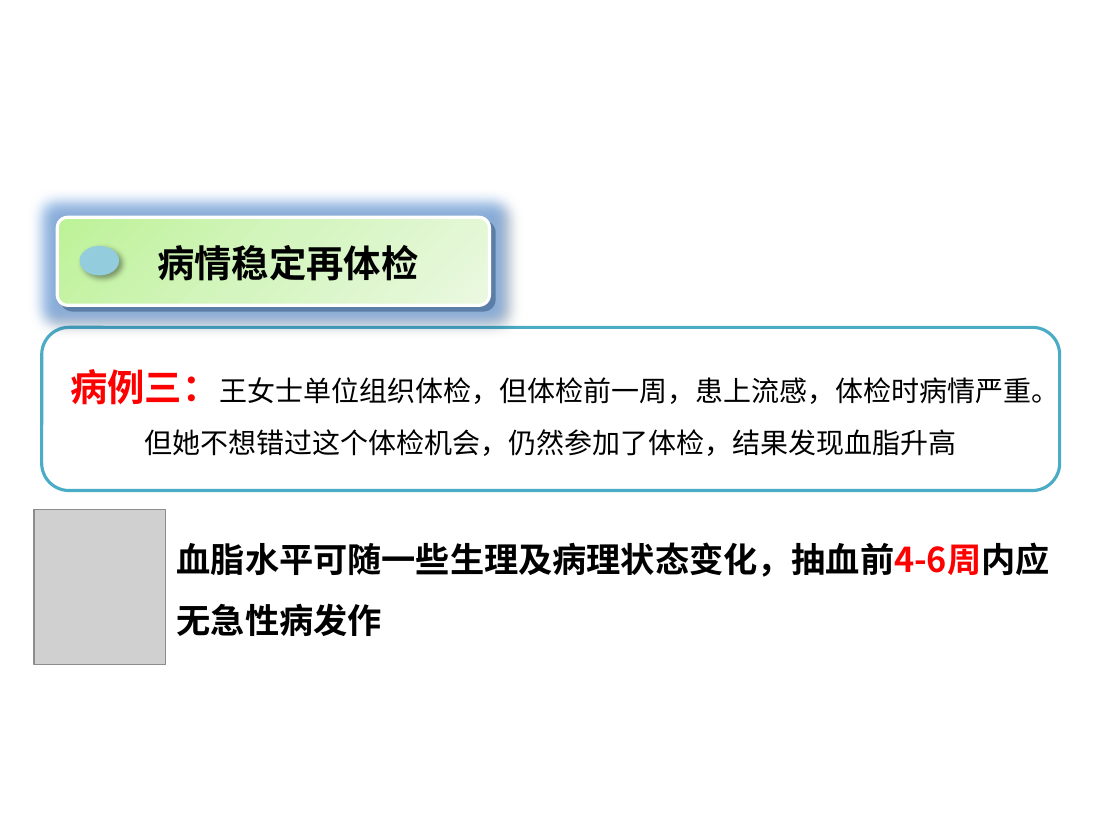
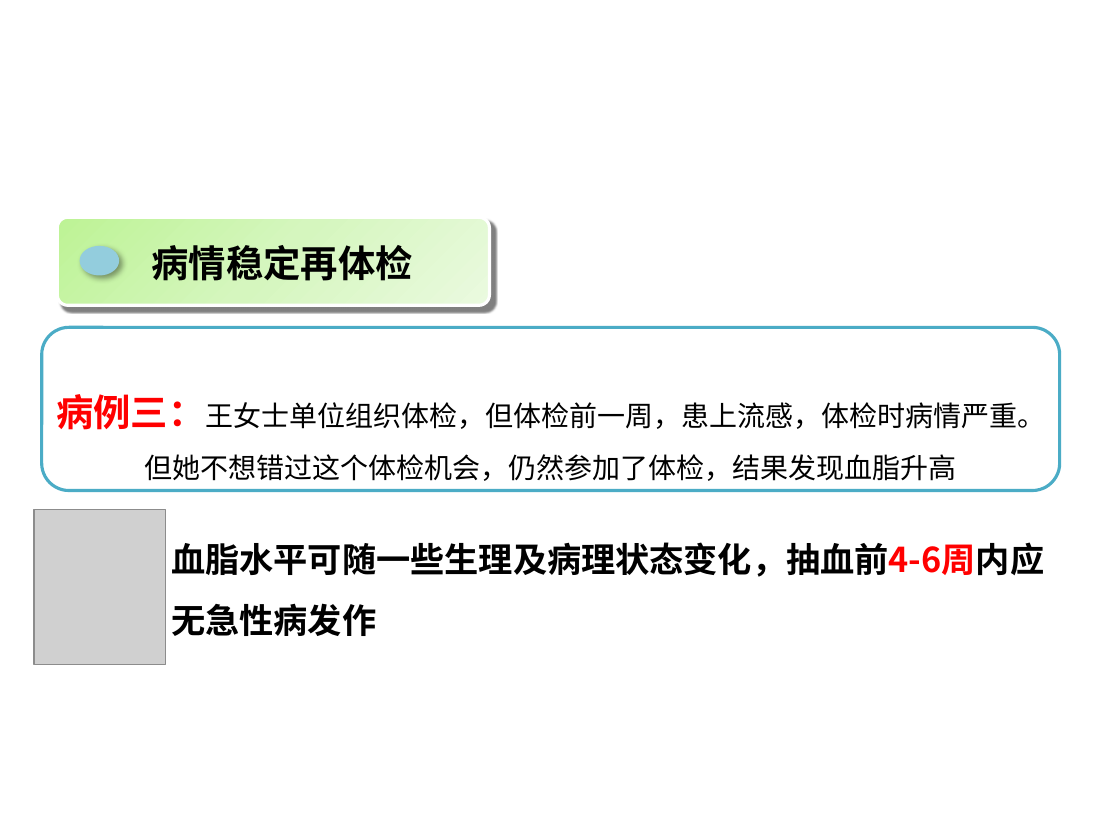
Before and after one commit to 25mi/Public-Share-Resoures, a slide deck: slide 14 of feedback/2.如何看懂血脂化验单.pptx. Drawn at 1120x840 pixels with LibreOffice and Linux fonts; fonts in the diff are those of the drawing; grey boxes stand for pictures; background and template pictures are left out. Boxes give left, top, right and bottom in pixels: in the first picture for what was removed or moved away, otherwise in the second. Text is boxed around its words. In the diff, an @@ line names an element or a change of style, - is before the commit and + after.

```diff
--- a/feedback/2.如何看懂血脂化验单.pptx
+++ b/feedback/2.如何看懂血脂化验单.pptx
@@ title "血脂检查前的注意事项（三）" at (145,454,957,481): font Arial to Noto Sans CJK SC @@
@@ rounded rectangle at (57,217,489,306): fill gradient #BEF297 to #D5F6C0 to #EAFAE0 to gradient #BDF395 to #D5F6BE to #EAFADF; shadow changed @@
@@ text "病情稳定再体检": place and size @@
-text "病情稳定再体检" at (157,245,418,281)
+text "病情稳定再体检" at (152,245,413,281)
@@ text "病例三：王女士单位组织体检，但体检前一周，患上流感，体检时病情严重。但她不想错过这个体检机会，仍然参加了体检，结果发现血 ...": place and size @@
-text "病例三：王女士单位组织体检，但体检前一周，患上流感，体检时病情严重。但她不想错过这个体检机会，仍然参加了体检，结果发现血 ..." at (41,327,1060,491)
+text "病例三：王女士单位组织体检，但体检前一周，患上流感，体检时病情严重。但她不想错过这个体检机会，仍然参加了体检，结果发现血 ..." at (56,394,1045,481)
@@ text "病例三：王女士单位组织体检，但体检前一周，患上流感，体检时病情严重。但她不想错过这个体检机会，仍然参加了体检，结果发现血 ..." at (56,394,1045,481): fill #FFFFFF to none; outline #4BACC6 2 pt to none @@
@@ rounded rectangle added at (41,327,1060,491), fill #FFFFFF, outline #4BACC6 2 pt @@
@@ text "血脂水平可随一些生理及病理状态变化，抽血前4-6周内应无急性病发作": place and size @@
-text "血脂水平可随一些生理及病理状态变化，抽血前4-6周内应无急性病发作" at (177,542,1050,577)
+text "血脂水平可随一些生理及病理状态变化，抽血前4-6周内应无急性病发作" at (171,542,1044,577)
```
Also in this commit, not shown: 20 other slides changed, 10 other files.
